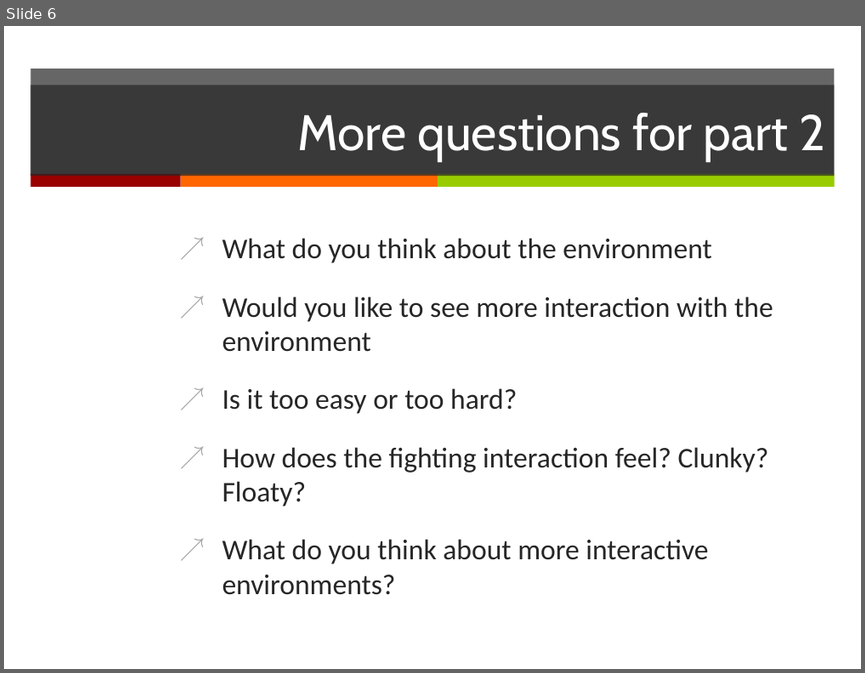
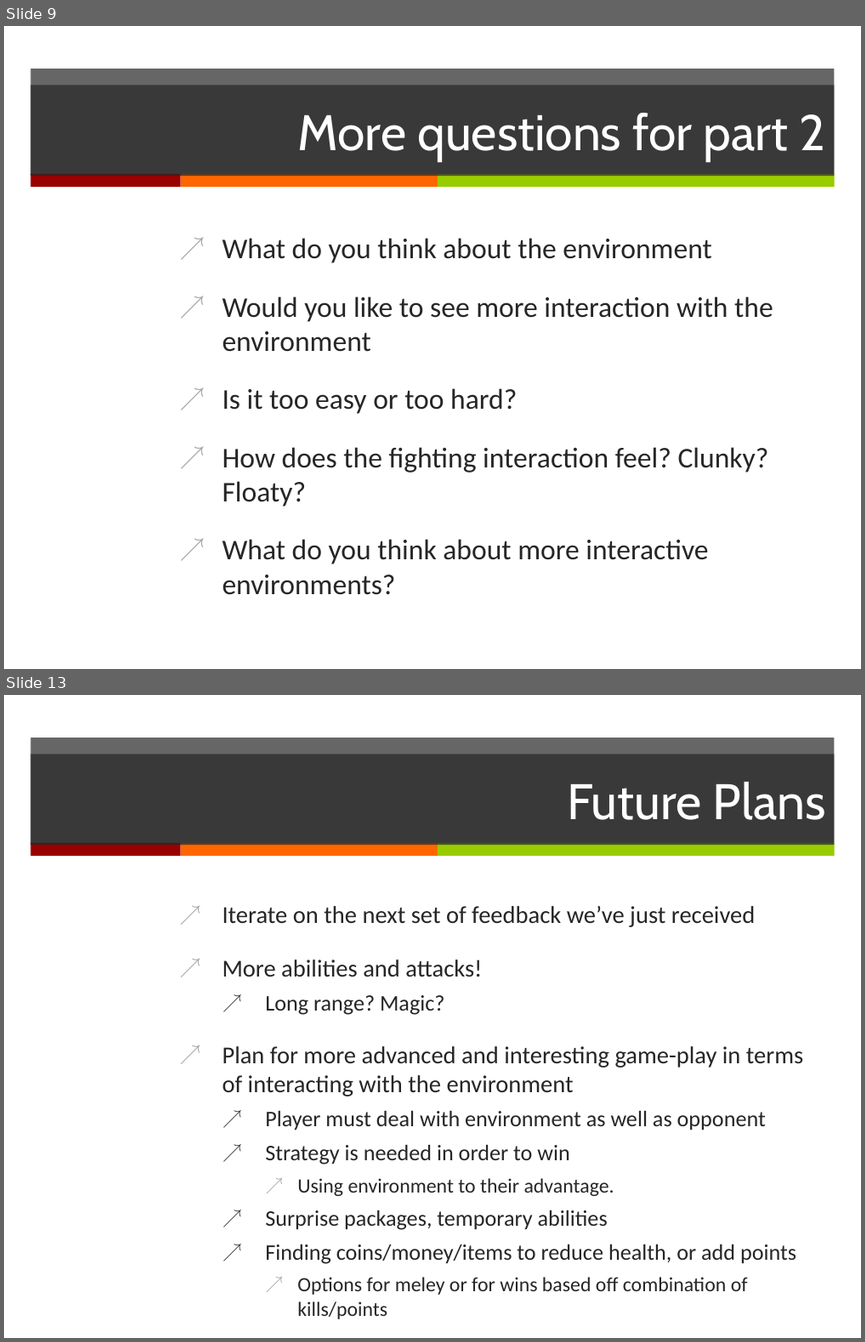
Before and after one commit to JELGT2011/Wizards-Of-Dos, a slide deck: P1.pptx. Shown one above the other, each under a label of ours: slide 6 before the commit, slides 9 and 13 after it; the slides between them are not shown. The pictures are 865x673 and 865x1342 pixels, drawn with LibreOffice and Linux fonts; fonts in the diff are those of the drawing. Boxes give left, top, right and bottom in pixels: in the first picture for what was removed or moved away, otherwise in the second. Text is boxed around its words. In the diff, an @@ line names an element or a change of style, - is before the commit and + after.

```diff
--- a/P1.pptx
+++ b/P1.pptx
@@ slide 13 added at [4, 695, 861, 1338], background #FFFFFF; not listed: 4 template elements that a slide beside it also shows @@
@@ title added at [30, 755, 834, 845], fill #262626 at 70% opacity, 42 pt, text #FFFFFF @@
+Future Plans
@@ text added at [222, 906, 803, 1319], 18.7 pt, text #262626 @@
+↗ Iterate on the next set of feedback we’ve just received
+↗ More abilities and attacks!
+  ↗ Long range? Magic?
+↗ Plan for more advanced and interesting game-play in terms of interacting with the environment
+  ↗ Player must deal with environment as well as opponent
+  ↗ Strategy is needed in order to win
+    ↗ Using environment to their advantage.
+  ↗ Surprise packages, temporary abilities
+  ↗ Finding coins/money/items to reduce health, or add points
+    ↗ Options for meley or for wins based off combination of kills/points
@@ what was slide 6 is now slide 9 @@
```
Also in this commit, not shown: 5 slides changed, 7 other slides added.
